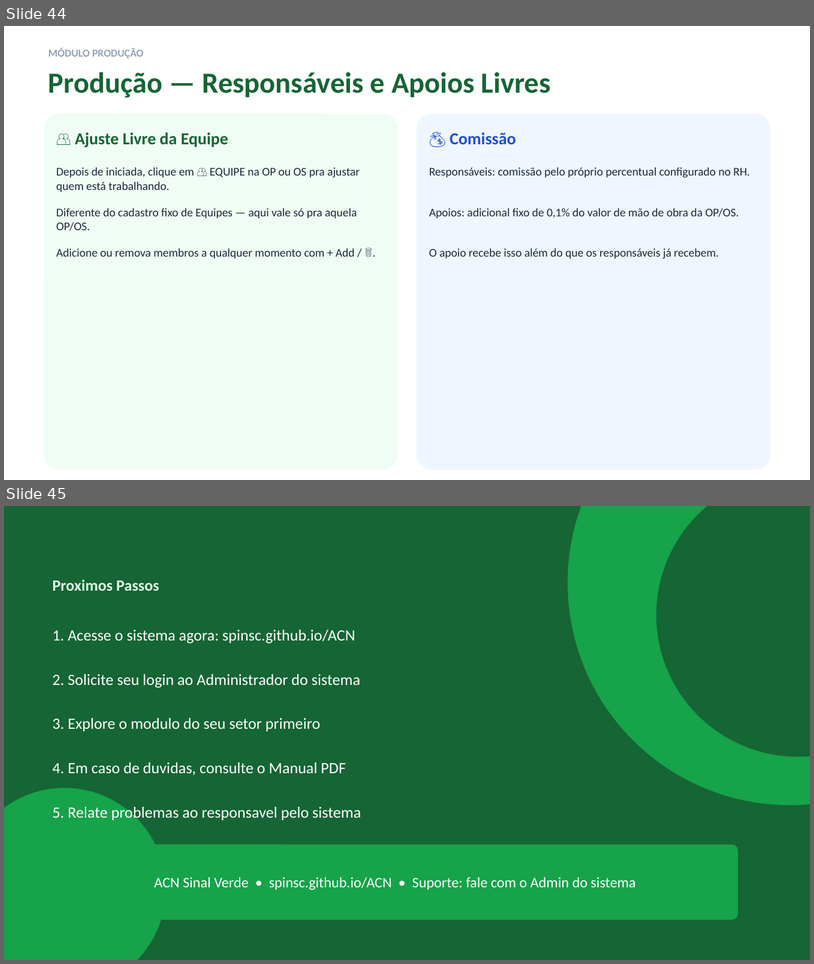
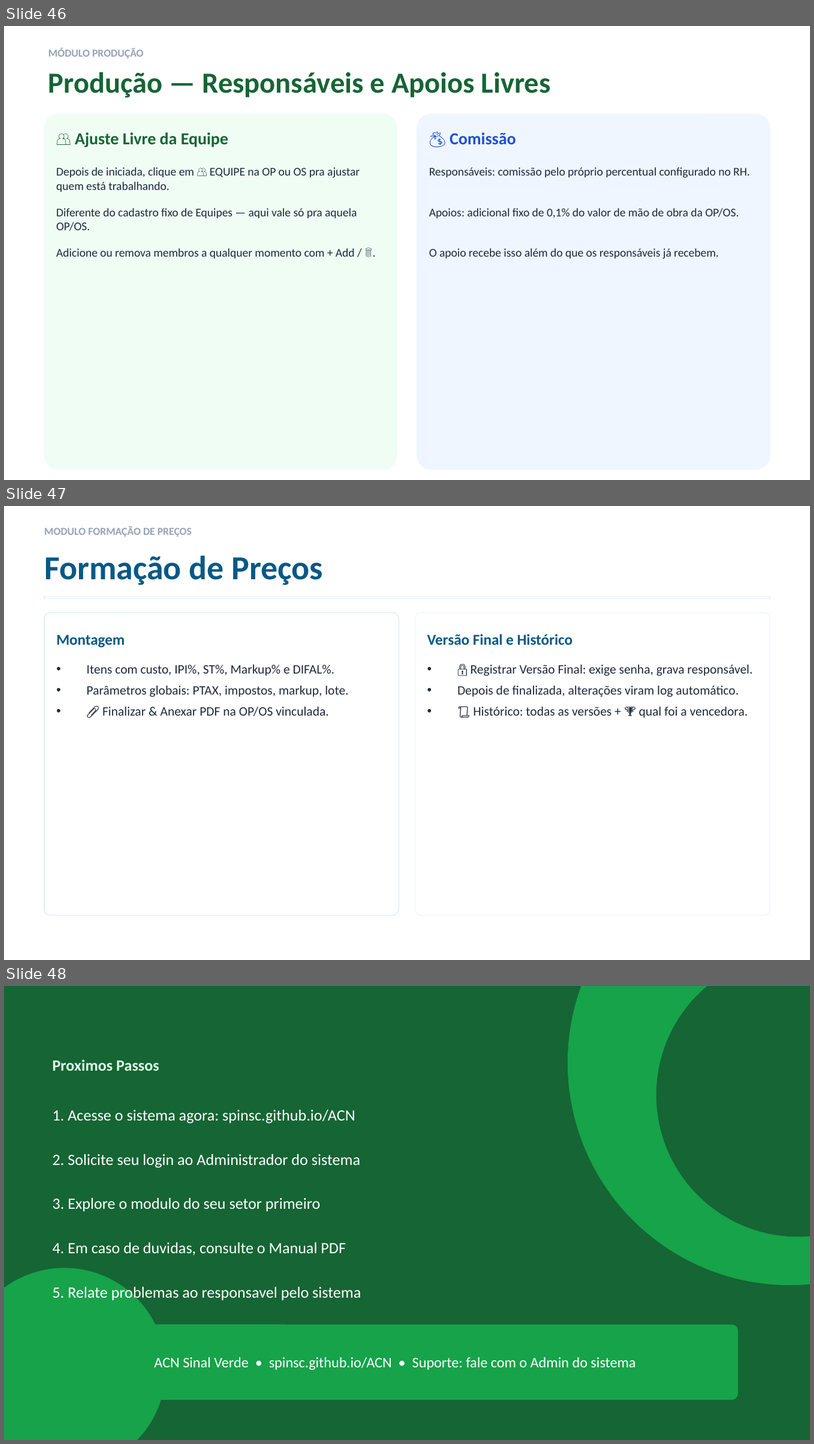
Before and after one commit to spinsc/ACN, a slide deck: ACN_Sinal_Verde_Treinamento.pptx. Shown one above the other, each under a label of ours: slides 44 and 45 before the commit, slides 46, 47 and 48 after it. The pictures are 814x964 and 814x1444 pixels, drawn with LibreOffice and Linux fonts; fonts in the diff are those of the drawing. Boxes give left, top, right and bottom in pixels: in the first picture for what was removed or moved away, otherwise in the second. Text is boxed around its words. In the diff, an @@ line names an element or a change of style, - is before the commit and + after.

```diff
--- a/ACN_Sinal_Verde_Treinamento.pptx
+++ b/ACN_Sinal_Verde_Treinamento.pptx
@@ slide 47 added at [4, 506, 810, 960], background #FFFFFF @@
@@ rectangle added at [4, 506, 810, 959], outline #FFFFFF 1 pt @@
@@ text added at [44, 526, 192, 537], 9.5 pt, text #94A3B8, bold @@
+MODULO FORMAÇÃO DE PREÇOS
@@ text added at [44, 555, 323, 585], 30 pt, text #075985, bold @@
+Formação de Preços
@@ rectangle added at [44, 597, 770, 599], outline #E0F2FE 1 pt @@
@@ rounded rectangle added at [44, 612, 399, 915], outline #E0F2FE 1 pt @@
@@ rounded rectangle added at [415, 612, 770, 915], outline #F0F9FF 1 pt @@
@@ text added at [56, 634, 125, 648], 13.5 pt, text #075985, bold @@
+Montagem
@@ text added at [428, 634, 573, 645], 13.5 pt, text #075985, bold @@
+Versão Final e Histórico
@@ text added at [87, 664, 348, 716], 11.5 pt, text #1E293B @@
+• Itens com custo, IPI%, ST%, Markup% e DIFAL%.
+• Parâmetros globais: PTAX, impostos, markup, lote.
+• 📎 Finalizar & Anexar PDF na OP/OS vinculada.
@@ text added at [458, 664, 753, 718], 11.5 pt, text #1E293B @@
+• 🔒 Registrar Versão Final: exige senha, grava responsável.
+• Depois de finalizada, alterações viram log automático.
+• 📜 Histórico: todas as versões + 🏆 qual foi a vencedora.
@@ what was slide 44 is now slide 46 @@
@@ what was slide 45 is now slide 48 @@
```
Also in this commit, not shown: 1 slide changed, 2 other slides added, 2 other files.
